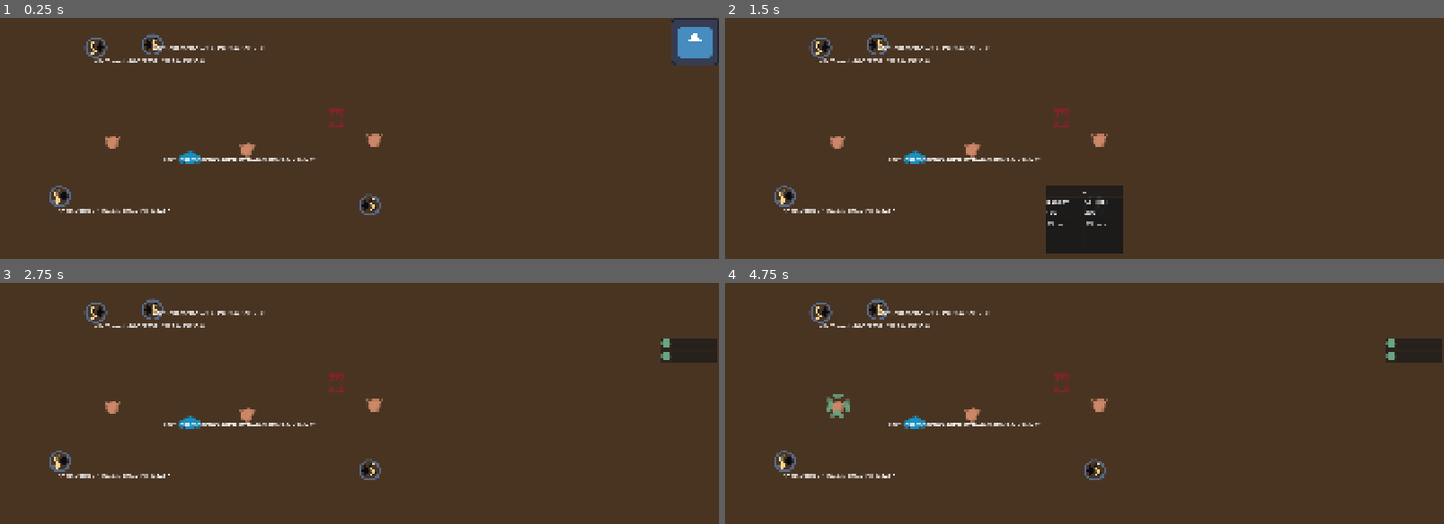
Above: before the commit, frames 1-4 (two rows, left to right).
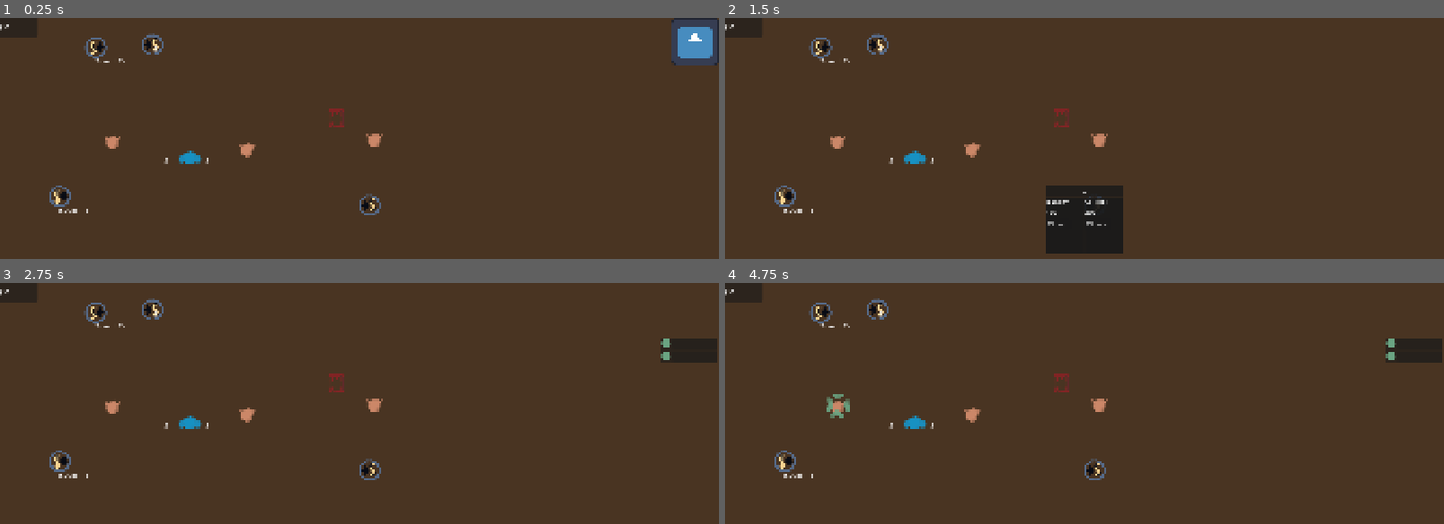
Above: after the commit, the same moments.

Repository: gp-it-be/chory
Game: Godot game, scene res://main/game.tscn
Same seed, same stepped clock (60 frames per second), same inputs: the game is played once before the commit and once after it. Before the commit the project starts from res://factory/factory.tscn. The engine's default icon, where the game draws it, is replaced by a stand-in: a white triangle on a blue panel in a dark square.
Inputs (mouse positions are in pixels of both pictures, inside the frame that each line leads up to):
- Up to frame 1 (0.25 s): no input
- Up to frame 2 (1.5 s): click (1422, 42) at 0.5 s; click (1422, 42) at 1.25 s
- Up to frame 3 (2.75 s): click "Choose" at 2 s
- Up to frame 4 (4.75 s): tap Enter at 2.75, 4.25 s; move the mouse to (1242, 463) at 2.77 s; hold C (abort_worker_task) 2.78-3.53 s; tap Space at 3.5 s; move the mouse to (940, 504) at 3.52 s; click (940, 504) at 3.6 s; move the mouse to (1156, 396) at 4.27 s; hold Tab (select_next_worker) from 4.28 s (still down)

The runs differ from the first frame. In frame 1, 1.2% of the frame differs, in the area x 0-44%, y 0-82%; in frame 2, 1.2%; in frame 3, 1.2%; in frame 4, 1.2%.
Error in both runs: Invalid assignment of property or key 'visible' with value of type 'bool' on a base object of type 'Nil'. (res://factory/ui/ui.gd:34)

Commit message:
complete contract removes needed items

Diff:
--- a/factory/contracts/contracts.gd
+++ b/factory/contracts/contracts.gd
@@ -27,9 +27,7 @@
 	if(not _active_contracts.has(contract)):
 		push_warning("Tried to complete a contract that isnt active")
 		return
-	##TODO dont just pickup 1, make a pickup_all_or_nothing(quantities)
-	if _contract_point_as_provider.pickup(1) is Inventory.TakeResultSuccess:
-	#if _contract_point_as_provider.pickup(contract.needed_quantities) is Inventory.TakeResultSuccess:
+	if _contract_point_as_provider.pickup_all_or_nothing(contract.needed_quantities) is Inventory.TakeResultSuccess:
 		print("TODO reward player")
 		_active_contracts.erase(contract)
 		ui.stop_tracking(contract)
--- a/items/inventory.gd
+++ b/items/inventory.gd
@@ -6,7 +6,7 @@
 var _counts : Items.Quantities = Items.Quantities.new()
 
 func try_take(amount: int) -> TakeResult:
-	print("")
+	print("TODO i should rework this to either use try_take_all_or_nothing, or be try_take_upto")
 	print("")
 	print("Starting to take ", amount)
 	print("This many in total present: ", count(Items.AcceptAll.new()))
@@ -26,6 +26,14 @@
 				return TakeResultSuccess.new(taken)
 		assert(false, "cant get here")
 
+	return TakeResultNone.new()
+
+
+func try_take_all_or_nothing(to_take: Items.Quantities) -> TakeResult:
+	if _counts.has_all(to_take):
+		_counts.remove(to_take)
+		stock_changed.emit(_counts)
+		return TakeResultSuccess.new(to_take)
 	return TakeResultNone.new()
 
 func try_add(amount: int, type: Items.ItemType) -> bool: #wether adding was succesful
--- a/items/item_provider.gd
+++ b/items/item_provider.gd
@@ -17,6 +17,9 @@
 
 func pickup(amount: int) -> Inventory.TakeResult:
 	return _real_object.try_take(amount)
+
+func pickup_all_or_nothing(quantities: Items.Quantities) -> Inventory.TakeResult:
+	return _real_object.try_take_all_or_nothing(quantities)
 
 func item_count(filter: Items.ItemFilter):
 	return _real_object.count(filter)
--- a/items/items.gd
+++ b/items/items.gd
@@ -24,7 +24,7 @@
 		return _data.get(type, 0)
 
 	func set_count(type: Items.ItemType, amount: int) -> void:
-		_data[type] = amount
+		_data[type] = max(0, amount)
 
 	func get_types() -> Array[Items.ItemType]:
 		var types: Array[Items.ItemType] = []
@@ -39,9 +39,25 @@
 			values.append(value)
 		return values
 
+	func has_all(other: Quantities) -> bool:
+		for type in other.get_types():
+			if get_count(type) < other.get_count(type):
+				return false
+		return true
+
+	##removes as much as possible, up to other per type.
+	func remove(other: Quantities):
+		for type in other.get_types():
+			set_count(type, get_count(type) - other.get_count(type))
+
 	func total() -> int:
 		return get_values().reduce(func(accum, number): return accum + number, 0)
 
+	func _to_string() -> String:
+		var parts: Array[String] = []
+		for type in get_types():
+			parts.append("%s: %d" % [Items.description_of(type), get_count(type)])
+		return "{%s}" % ", ".join(parts)
 
 
 @abstract class ItemFilter:
--- a/project.godot
+++ b/project.godot
@@ -11,7 +11,7 @@
 [application]
 
 config/name="chory"
-run/main_scene="uid://dgetbp07ibgk4"
+run/main_scene="uid://cb8g6r0awxoor"
 config/features=PackedStringArray("4.6", "GL Compatibility")
 config/icon="res://icon.svg"
 
